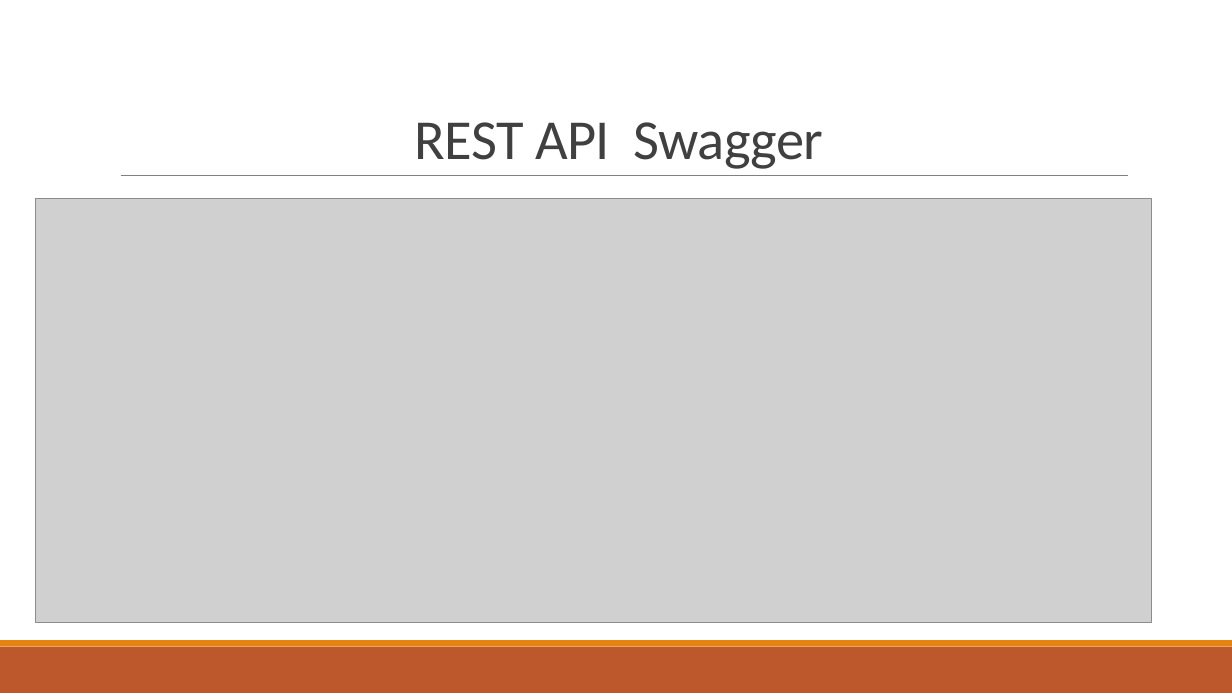
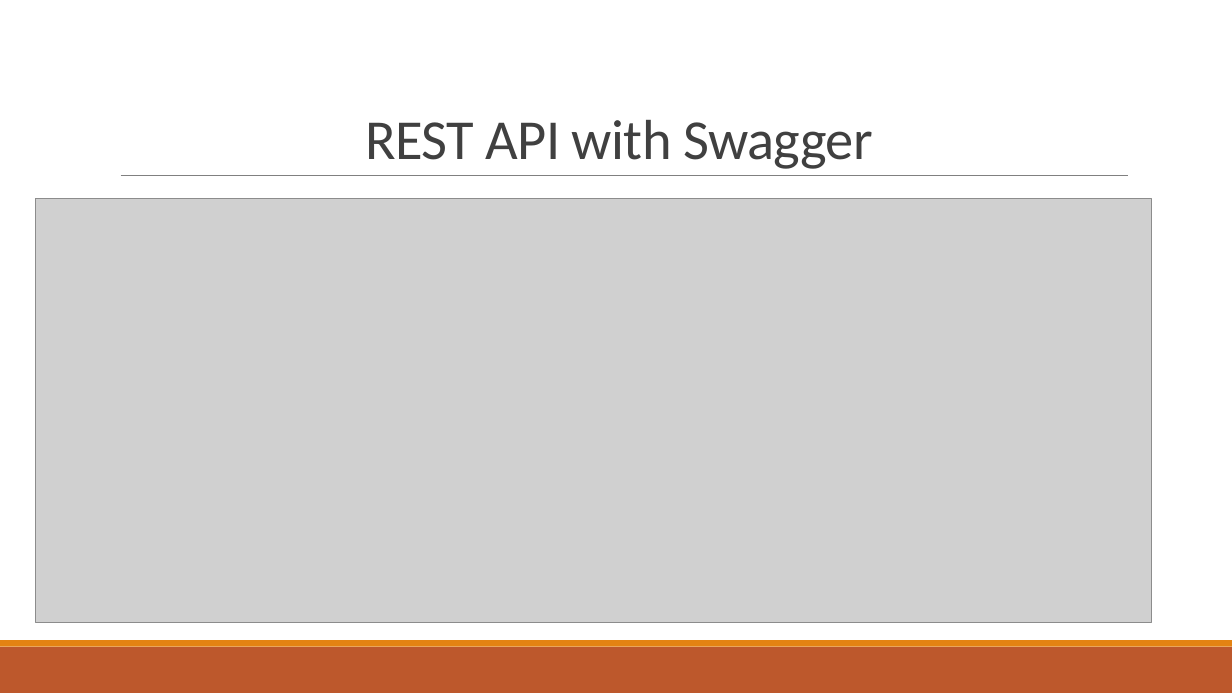
Before and after one commit to balacode/mydoc, a slide deck: slide 27 of REST PPT.pptx. Drawn at 1232x693 pixels with LibreOffice and Linux fonts; fonts in the diff are those of the drawing; grey boxes stand for pictures. Boxes give left, top, right and bottom in pixels: in the first picture for what was removed or moved away, otherwise in the second. Text is boxed around its words. In the diff, an @@ line names an element or a change of style, - is before the commit and + after.

```diff
--- a/REST PPT.pptx
+++ b/REST PPT.pptx
@@ title at (x1=365, y1=120, x2=872, y2=169): text changed @@
-REST API Swagger
+REST API with Swagger
```
Also in this commit, not shown: 14 other slides changed, 1 other file.
